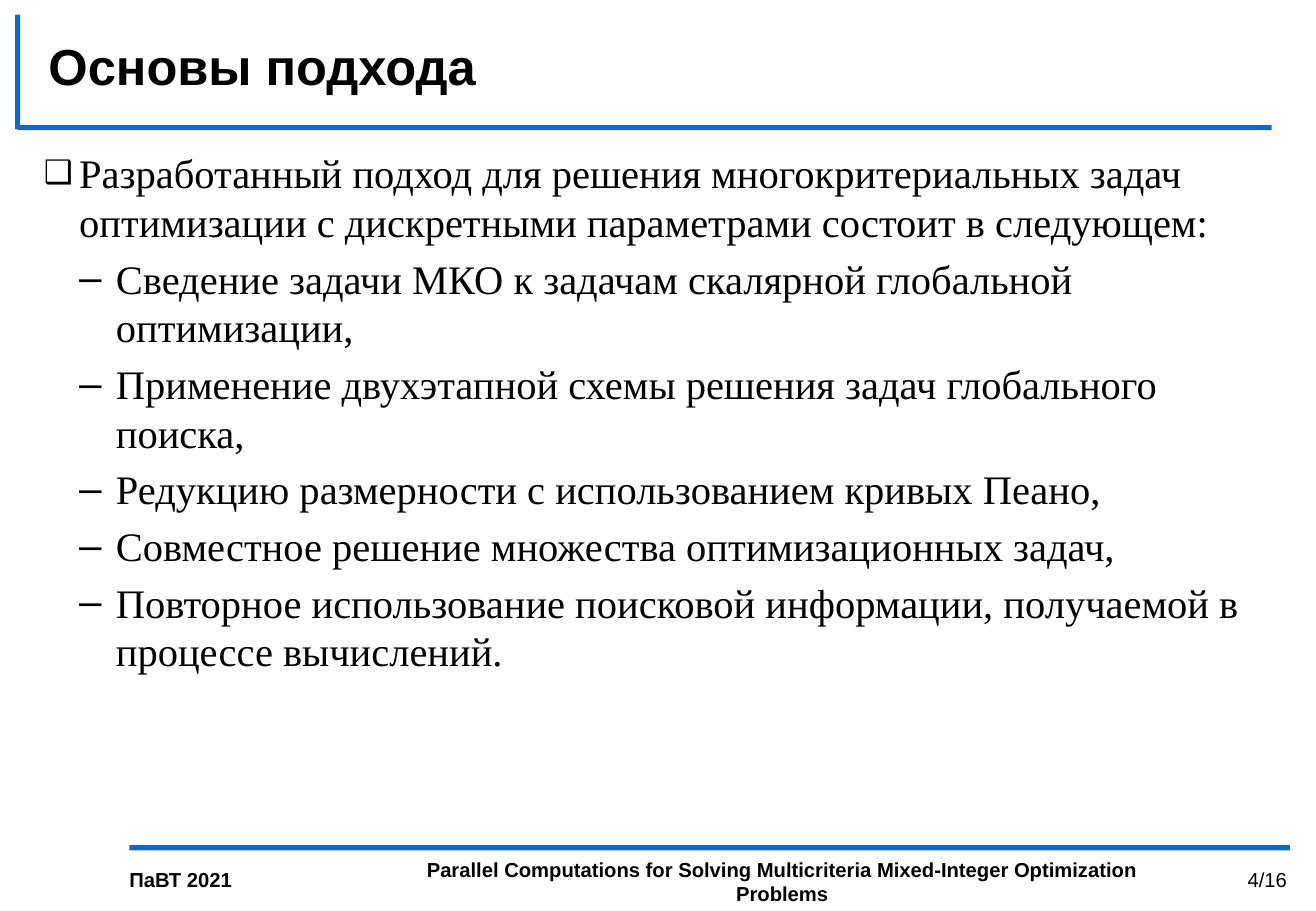
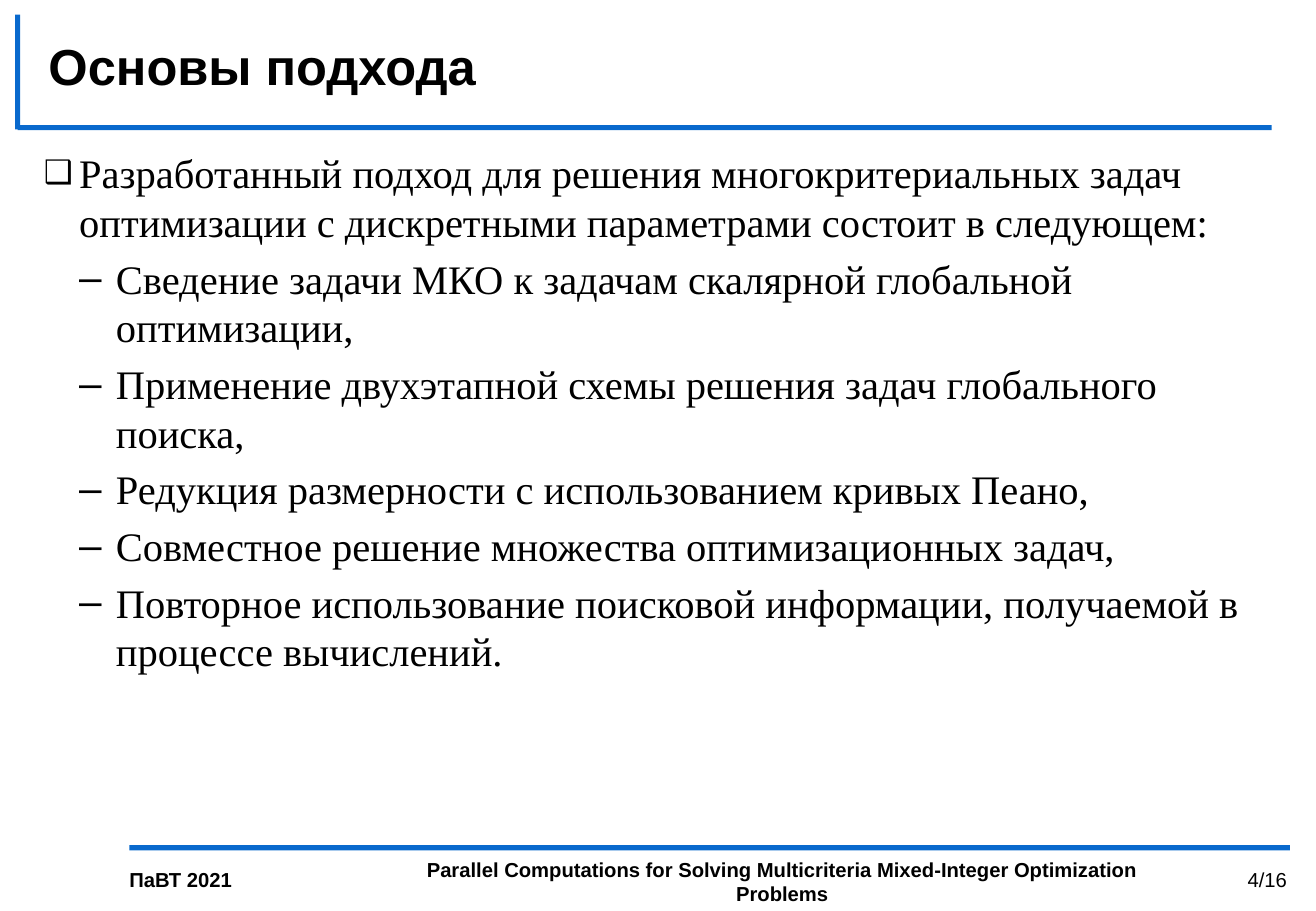
Before and after one commit to kabarkalov/GlobOptPapers, a slide deck: slide 4 of 2021/PСT_GergelKozinov/PCT2021_kozinov.pptx. Drawn at 1316x911 pixels with LibreOffice and Linux fonts; fonts in the diff are those of the drawing; background and template pictures are left out. Boxes give left, top, right and bottom in pixels: in the first picture for what was removed or moved away, otherwise in the second. Text is boxed around its words. In the diff, an @@ line names an element or a change of style, - is before the commit and + after.

```diff
--- a/2021/PСT_GergelKozinov/PCT2021_kozinov.pptx
+++ b/2021/PСT_GergelKozinov/PCT2021_kozinov.pptx
@@ text at (116,477,1089,513): text changed @@
-  – Редукцию размерности с использованием кривых Пеано,
+  – Редукция размерности с использованием кривых Пеано,
```
Also in this commit, not shown: 7 other slides changed.
